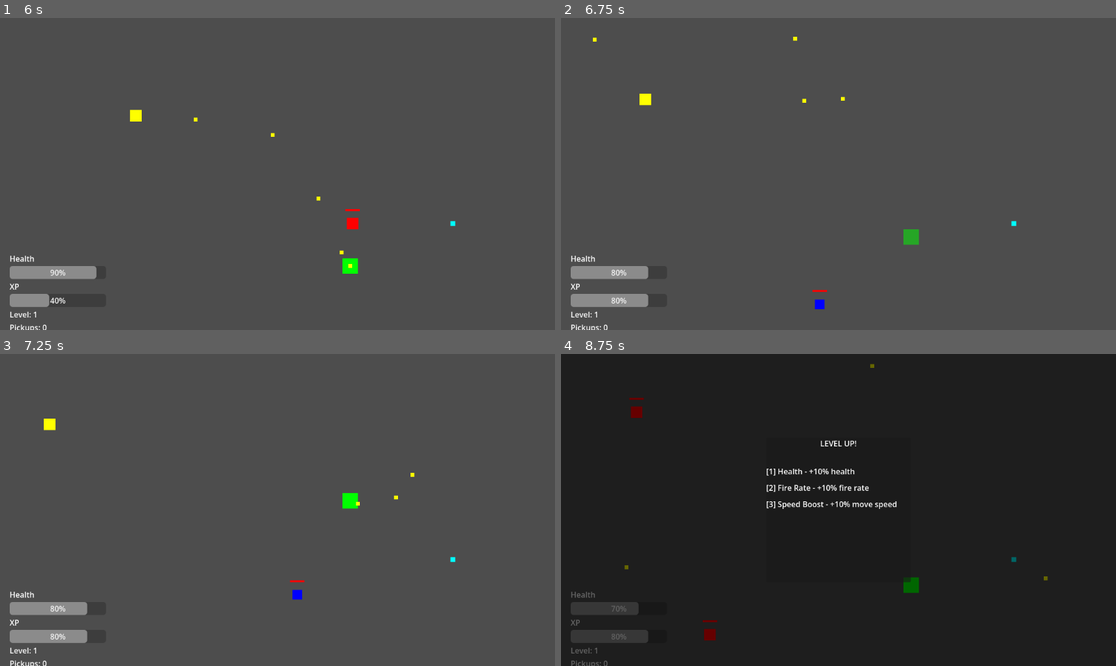
Above: before the commit, frames 1-4 (two rows, left to right).
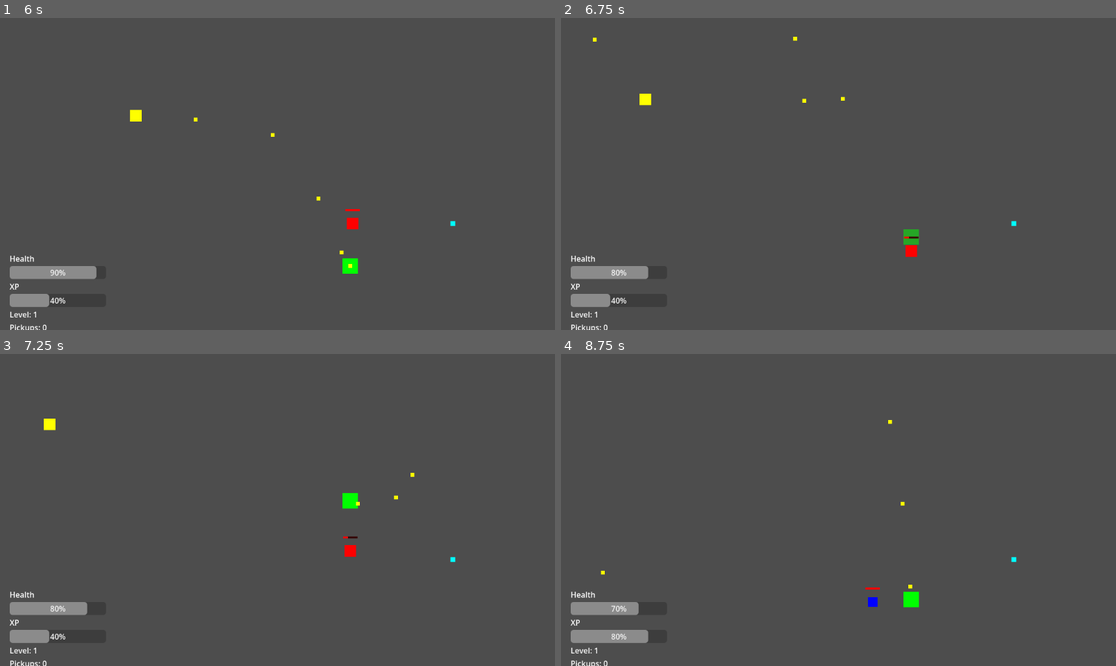
Above: after the commit, the same moments.

Repository: zaamold/Polygon-Protocol
Game: Godot game, scene res://scenes/main.tscn
Two runs of this game, one before a commit and one after it. Both use one fixed random seed, a clock stepped at 60 frames per second and the inputs below.
Inputs (mouse positions are in pixels of both pictures, inside the frame that each line leads up to):
- Up to frame 1 (6 s): tap Enter (ui_accept) at 0.5, 0.77, 1.07, 3.77, 4.07 s; move the mouse to (399, 158) at 0.52 s; press the mouse at (399, 158) at 0.53 s; hold Right (ui_right) 0.53-1.25 s; release the mouse at (399, 158) at 1.25 s; drag from (166, 189) to (349, 161) at 1.27 s; move the mouse to (333, 105) at 2.02 s; press the mouse at (333, 105) at 2.03 s; hold Right (ui_right) 2.03-2.75 s; release the mouse at (333, 105) at 2.75 s; drag from (249, 236) to (455, 161) at 2.77 s; move the mouse to (444, 220) at 3.52 s; press the mouse at (444, 220) at 3.53 s; hold Left (ui_left) 3.53-4.25 s; release the mouse at (444, 220) at 4.25 s; drag from (111, 127) to (460, 227) at 4.27 s; move the mouse to (305, 174) at 5.02 s; press the mouse at (305, 174) at 5.03 s; hold Down (ui_down) 5.03-5.75 s; release the mouse at (305, 174) at 5.75 s; drag from (194, 96) to (427, 27) at 5.77 s
- Up to frame 2 (6.75 s): move the mouse to (960, 158) at 6.52 s; press the mouse at (960, 158) at 6.53 s; hold Up (ui_up) from 6.53 s (still down)
- Up to frame 3 (7.25 s): keep holding Up (ui_up); tap Enter (ui_accept) at 6.77, 7.07 s
- Up to frame 4 (8.75 s): release Up (ui_up) at 7.25 s; release the mouse at (960, 494) at 7.25 s; drag from (727, 525) to (1016, 559) at 7.27 s; move the mouse to (894, 441) at 8.02 s; press the mouse at (894, 441) at 8.03 s; hold Down (ui_down) from 8.03 s (still down)

Frame 1 is identical in both runs. In frame 2, 0.5% of the frame differs, in the area x 8-65%, y 69-94%; in frame 3, 0.5%; in frame 4, 100%, in the area x 0-100%, y 0-100%.

Commit message:
chore: update Godot project metadata
Auto-generated updates to scene UIDs, import settings, and script resource IDs from Godot editor.

Co-Authored-By: Claude Haiku 4.5 <noreply@anthropic.com>
Claude-Session: https://claude.ai/code/session_01MaLP43B2BwSczfY2vosL9z

Diff:
--- a/scenes/enemy.tscn
+++ b/scenes/enemy.tscn
@@ -10,6 +10,7 @@
 
 [node name="Enemy" type="CharacterBody2D" unique_id=1196135540]
 script = ExtResource("1_7p1mj")
+max_health = 30.0
 
 [node name="Visual" type="ColorRect" parent="." unique_id=814189961]
 anchors_preset = 8
Not shown, changed: icon.svg.import
Not shown: 1 places in scenes/enemy.tscn that only renumber resources
Not shown: 1 places in scenes/game_over.tscn that only renumber resources
Not shown: 1 places in scenes/pause_menu.tscn that only renumber resources
Not shown, added: scripts/enemy_projectile.gd.uid
Not shown, added: scripts/enemy_ranged.gd.uid
Not shown, added: scripts/game_over.gd.uid
Not shown, added: scripts/hud.gd.uid
Not shown, added: scripts/level_up_ui.gd.uid
Not shown, added: scripts/pause_menu.gd.uid
